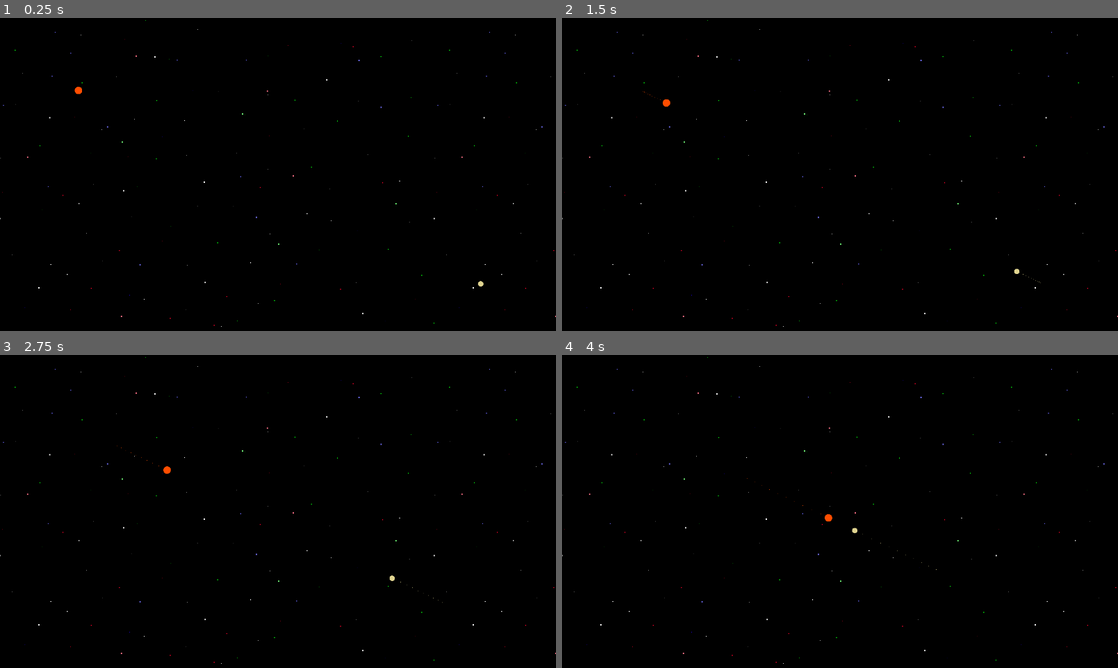
Above: before the commit, frames 1-4 (two rows, left to right).
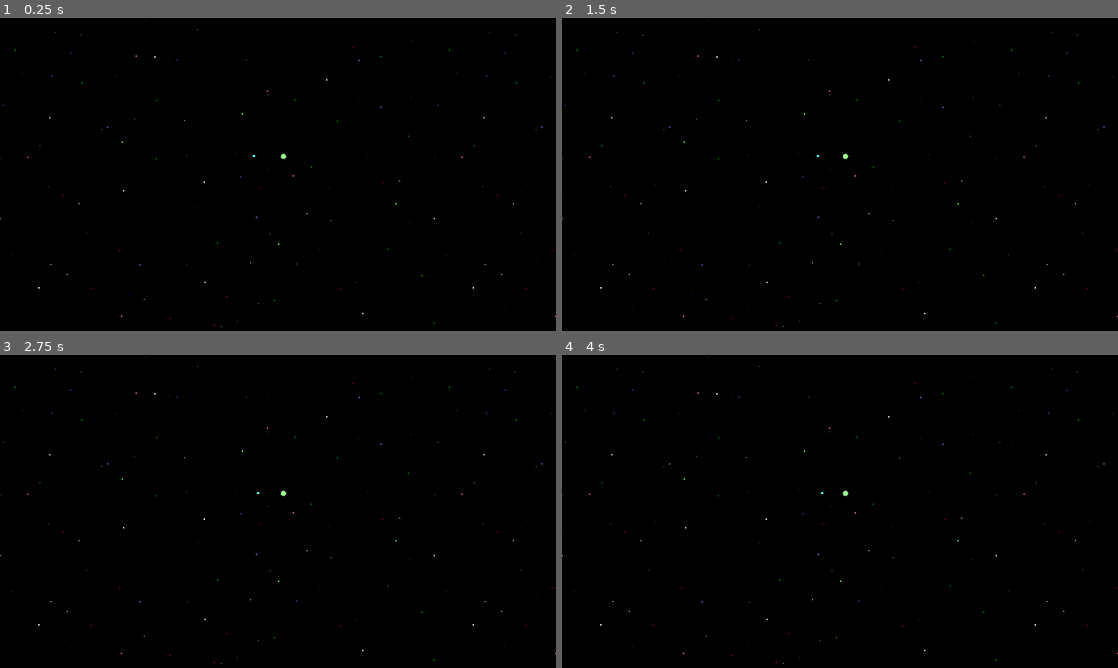
Above: after the commit, the same moments.

Repository: Taishoo/Universe-2D
Game: Godot game, scene res://Scenes/Space.tscn
The game is run twice, just before and just after one commit, with the same random seed, the same clock (stepped at 60 frames per second) and the same inputs.
Inputs (mouse positions are in pixels of both pictures, inside the frame that each line leads up to):
- Up to frame 1 (0.25 s): no input
- Up to frame 2 (1.5 s): tap Enter at 0.5 s; move the mouse to (962, 158) at 0.52 s; click (962, 158) at 0.67 s; drag from (728, 190) to (656, 99) at 1.27 s
- Up to frame 3 (2.75 s): move the mouse to (333, 442) at 2.02 s; click (333, 442) at 2.17 s
- Up to frame 4 (4 s): tap Space at 2.75 s; drag from (812, 574) to (951, 577) at 2.77 s; tap Enter at 3.5 s; move the mouse to (1006, 558) at 3.52 s; click (1006, 558) at 3.67 s

The runs differ from the first frame. In frame 1, less than 0.1% of the frame differs, in the area x 13-87%, y 22-86%; in frame 2, less than 0.1%, in the area x 14-87%, y 23-85%; in frame 3, less than 0.1%; in frame 4, less than 0.1%.

Commit message:
Added real gravity

Diff:
--- a/Prefabs/CameraMan.tscn
+++ b/Prefabs/CameraMan.tscn
@@ -15,5 +15,6 @@
 smoothing_speed = 15.0
 
 [node name="CollisionShape2D" type="CollisionShape2D" parent="."]
+visible = false
 shape = SubResource( 1 )
 disabled = true
--- a/Prefabs/Planet.tscn
+++ b/Prefabs/Planet.tscn
@@ -18,6 +18,15 @@
 [sub_resource type="CircleShape2D" id=3]
 radius = 4.76901
 
+[sub_resource type="CircleShape2D" id=4]
+radius = 0.938153
+
+[sub_resource type="CircleShape2D" id=5]
+radius = 0.795724
+
+[sub_resource type="CircleShape2D" id=6]
+radius = 0.733493
+
 [node name="Planet" type="KinematicBody2D"]
 script = ExtResource( 2 )
 
@@ -36,28 +45,89 @@
 process_material = SubResource( 1 )
 
 [node name="Sprite" type="Sprite" parent="."]
-position = Vector2( -0.0496049, 0.0496058 )
-scale = Vector2( 0.00476809, 0.00476809 )
+scale = Vector2( 0.0046642, 0.0046642 )
 texture = ExtResource( 1 )
 
 [node name="Collision" type="CollisionShape2D" parent="."]
 visible = false
 modulate = Color( 1, 0, 0, 1 )
 shape = SubResource( 2 )
+disabled = true
 
 [node name="Area2D" type="Area2D" parent="."]
 
 [node name="Area" type="CollisionShape2D" parent="Area2D"]
 shape = SubResource( 3 )
 
+[node name="Position" type="Position2D" parent="."]
+visible = false
+
+[node name="Position1" type="Node2D" parent="Position"]
+position = Vector2( -4.9377, 0.00823069 )
+__meta__ = {
+"_edit_group_": true
+}
+
+[node name="CollisionShape2D" type="CollisionShape2D" parent="Position/Position1"]
+shape = SubResource( 4 )
+disabled = true
+
+[node name="Position2" type="Node2D" parent="Position"]
+position = Vector2( -3.78166, -2.87539 )
+__meta__ = {
+"_edit_group_": true
+}
+
+[node name="CollisionShape2D" type="CollisionShape2D" parent="Position/Position2"]
+shape = SubResource( 5 )
+disabled = true
+
+[node name="Position3" type="Node2D" parent="Position"]
+position = Vector2( -3.80661, 2.93892 )
+__meta__ = {
+"_edit_group_": true
+}
+
+[node name="CollisionShape2D" type="CollisionShape2D" parent="Position/Position3"]
+shape = SubResource( 6 )
+disabled = true
+
+[node name="Position4" type="Node2D" parent="Position"]
+position = Vector2( -1.73541, -4.47863 )
+
+[node name="Position5" type="Node2D" parent="Position"]
+position = Vector2( -1.76438, 4.50815 )
+
+[node name="Position6" type="Node2D" parent="Position"]
+position = Vector2( -0.963567, 2.96712 )
+
+[node name="Position7" type="Node2D" parent="Position"]
+position = Vector2( -2.02523, 1.88253 )
+
+[node name="Position8" type="Node2D" parent="Position"]
+position = Vector2( -2.41381, 0.0310487 )
+rotation = 1.32835
+
+[node name="Position9" type="Node2D" parent="Position"]
+position = Vector2( -2.20898, -1.68985 )
+rotation = 1.32835
+
+[node name="Position10" type="Node2D" parent="Position"]
+position = Vector2( -1.07694, -3.13021 )
+rotation = 1.32835
+
 [node name="Label" type="Label" parent="."]
 visible = false
-margin_left = -9.968
-margin_top = 5.85969
-margin_right = 30.032
-margin_bottom = 19.8597
-rect_scale = Vector2( 0.5, 0.5 )
+margin_left = -5.29783
+margin_top = 5.17698
+margin_right = 47.7022
+margin_bottom = 19.177
+rect_scale = Vector2( 0.2, 0.2 )
 text = "Planet"
+align = 1
+valign = 1
+autowrap = true
+clip_text = true
 __meta__ = {
 "_edit_use_anchors_": false
 }
--- a/Scenes/Space.tscn
+++ b/Scenes/Space.tscn
@@ -134,14 +134,14 @@
 
 [node name="CameraMan" parent="World" instance=ExtResource( 3 )]
 
-[node name="Mars" parent="World" instance=ExtResource( 1 )]
-modulate = Color( 1, 0.305882, 0, 1 )
-position = Vector2( -460.962, -194.195 )
-mass = 15.972
+[node name="Earth" parent="World" instance=ExtResource( 1 )]
+modulate = Color( 0.635294, 1, 0.592157, 1 )
+position = Vector2( 12.6255, -41.6096 )
 
-[node name="Jupiter" parent="World" instance=ExtResource( 1 )]
-modulate = Color( 0.882353, 0.835294, 0.568627, 1 )
-position = Vector2( 468.587, 252.36 )
+[node name="Theia" parent="World" instance=ExtResource( 1 )]
+modulate = Color( 0.298039, 1, 0.917647, 1 )
+position = Vector2( -55.7957, -42.5035 )
+mass = 0.69
 
 [node name="ColorRect" type="ColorRect" parent="."]
 visible = false
--- a/Scripts/Body.gd
+++ b/Scripts/Body.gd
@@ -15,6 +15,7 @@
 export var temperature: float = 0.0 # K
 
 onready var color = self.get_modulate()
+var prespawned: bool = true
 
 var bodies: Array = []
 var delta: float = 0.0
@@ -29,14 +30,21 @@
 
 func _ready() -> void:
 	transform(true)
-	# yield(get_tree().create_timer(0.2), "timeout")
-	# velocity = engine.set_random_initial_velocity()
-	# var _x = move_and_slide(velocity)
-	pass
+
+	if not prespawned:
+		self.get_node("Area2D/Area").set_deferred("disabled", true)
+		yield(get_tree().create_timer(1/time), "timeout")
+		self.get_node("Area2D/Area").set_deferred("disabled", false)
+
+	if get_name() == "Theia":
+		yield(get_tree().create_timer(0.2), "timeout")
+		#velocity = (Vector2(1,1) * 0.84) * time
+		velocity = (Vector2(1,0) * 4.00) * time
+		var _x = move_and_slide(velocity)
 
 
-func _physics_process(delt) -> void:
-	delta = delt
+func _physics_process(deltap) -> void:
+	delta = deltap
 	preset()
 	transform(false)
 	kinetic()
@@ -50,34 +58,55 @@
 func transform(init: bool) -> void:
 	var volume: float = mass / density # v = m/p
 	diameter = pow((volume * 3) / (4 * math.pi), (1.0/3.0)) * 2 # d = (v*3/4*pi)^(1/3) * 2
-	gravity = ((math.G * mass) / pow(diameter/2, 2))  # g = G*M/r^2
+	gravity = (math.G * mass) / max(pow(diameter/2, 2), 0.001)  # g = G*M/r^2
 	self.scale = engine.lerp_vector2(self.scale, Vector2(diameter,diameter), 0.3) if not init else Vector2(diameter,diameter)
 	self.z_index = int(diameter)
-	self.set_modulate(color)
+	#self.set_modulate(color)
+	mass = max(mass, 0.0000001)
 
 
 func kinetic() -> void:
 	var relational_data: Array = engine.get_all_relational_data(self, bodies) # F = G * m1 * m2 / r^2
-	var angular_vector_sum: Vector2 = math.sum_of_angle(relational_data) # F1v = Σ F2v + F3v + F4v...
+	var angular_vector_sum: Vector2 = engine.sum_of_angle(relational_data, time, delta) # F1v = Σ F2v + F3v + F4v...
 	var force_net: float = math.pythagorean_theorem(angular_vector_sum.x, angular_vector_sum.y) # F1_net = √(F1x^2)+(F1y^2)
-	velocity += (angular_vector_sum  * force_net) * time # →v_new = →v + (F1→v * F1_net) * t
+	velocity = engine.lerp_vector2(velocity + ((angular_vector_sum  * force_net) * time), Vector2.ZERO, 0)  # →v_new = lerp(→v + (F1→v * F1_net) * t, 0, 0)
 	velocity_norm = engine.normalize(velocity, time, delta)
 	momentum = velocity * mass # →p = m * →v
 	speed = math.pythagorean_theorem(velocity.x, velocity.y) # s = √(→vx^2)+(→vy^2)
 	momentum_norm = engine.normalize(momentum, time, delta)
 	speed_norm = engine.normalize(speed, time, delta)
 
+
+	self.get_node("Position").rotation = velocity.angle()
 	self.get_node("RayCast2D").set_cast_to(engine.normalize(velocity, time, delta) / diameter)
-	var _catch_move_and_slide = move_and_slide(velocity)
+	var _catch_move_and_slide: Vector2 = move_and_slide(velocity)
 
 
 func collide(retained: float, obj: KinematicBody2D) -> void:
-	print(retained)
 	self.get_node("Area2D/Area").set_deferred("disabled", true)
-	var merge_time: float =  ((1/time) / (speed + obj.speed)) * (time * 10) # mt = ((1/t) / (s1 + s2)) * (t * 10)
+	var merge_time: float =  ((1/time) / (speed + obj.speed)) * (time) # mt = ((1/t) / (s1 + s2)) * (t * 10)
+	var mass_left: float = mass * (retained/100) # mf = mi (mr/100)
+	var density_diff: float = abs(density - obj.density)
 
-	#var body = load("res://Prefabs/Planet.tscn").instance()
-	#get_tree().get_current_scene().get_node_or_null("World").add_child(body)
+	if mass >= (obj.mass * 0.01) and mass >= 0.005:
+		#var count: int = round(engine.generate_random_float(1.0, 9.0))
+		var count: int = 10
+		var distribution: Array = engine.generate_probability_list(count, 1.0, 9999.0)
+		var positions: Array = get_node("Position").get_children()
+		var index: int = 0
+
+		for fragment in distribution:
+			var add_angle: float = positions[index].get_angle_to(self.get_position()) * density_diff
+			var collision_angle: Vector2 = -Vector2(cos(add_angle), sin(add_angle)) * speed
+			var body: Object = load("res://Prefabs/Planet.tscn").instance()
+
+			body.position = positions[index].get_global_position()
+			body.mass = max(mass_left * fragment, 0.000001)
+			body.density = density
+			body.velocity = -velocity
+			body.set_modulate(get_modulate())
+			get_tree().get_current_scene().get_node_or_null("World").add_child(body)
+			index += 1
 
 	yield(get_tree().create_timer(merge_time), "timeout")
 	queue_free()
@@ -85,19 +114,19 @@
 
 func _on_Area2D_area_entered(area) -> void:
 	var obj: KinematicBody2D = area.get_parent()
+
 	var final_momentum: Vector2 = momentum - obj.momentum # →pf = →p1 - →p2
 	var final_momentum_norm: Vector2 = engine.normalize(final_momentum, time, delta)
 	var final: Vector2 = final_momentum / (mass + obj.mass)  # →vf = →pf / (m1 + m2)
-	var final_norm: Vector2 = (final_momentum_norm / (mass + obj.mass))
 
 	# Artificially created, not the accurate representation
-	var momentum_norm_scalar = math.pythagorean_theorem(final_momentum_norm.x, final_momentum_norm.y) # →p_scalar = √(→px^2)+(→py^2)
-	displacement = engine.cap(100 - (momentum_norm_scalar / pow(mass, 2)) , -100.0, 100.0)  # d = 100 - (→p / m^2) (capped -100 to 100)
-	var loss = engine.cap(displacement + obj.displacement, -100.0, 100.0) # l = d1 - d2 (capped -100 to 100)
+	var momentum_norm_scalar: float = math.pythagorean_theorem(final_momentum_norm.x, final_momentum_norm.y) # →p_scalar = √(→px^2)+(→py^2)
+	displacement = engine.cap(100 - (momentum_norm_scalar * 10 / pow(mass, 2)) , -100.0, 100.0)  # d = 100 - (→p_scalar*10 / m^2) (capped -100 to 100)
+	var loss: float = engine.cap(displacement + obj.displacement, -100.0, 100.0) # Δm = d1 + d2 (capped -100 to 100)
 
 	if mass >= obj.mass:
-		color = (self.get_modulate() + (obj.get_modulate() * loss/100)) / 2 # →c = →c1 + (→c2 * l/100) / 2
-		color.a = 1.0 # ignore alpha value
-		mass = mass + (obj.mass * (loss/100)) # mf = m1 + (m2 * l/100)
+		color = (self.get_modulate() + (obj.get_modulate() * loss/100)) / 2 # →c = →c1 + (→c2 * Δm/100) / 2
+		color.a = 1.0 # keep alpha value at 1.0
 		obj.collide(100 - loss, self)
+		mass = mass + (obj.mass * (loss/100)) # mf = m1 + (m2 * Δm/100)
 		velocity -= final
--- a/Scripts/FrameWorks/Engine.gd
+++ b/Scripts/FrameWorks/Engine.gd
@@ -28,11 +28,24 @@
 	if bodies.size() > 0:
 		for body in bodies:
 			var element:Dictionary = {"name": "null", "angle":0.0, "force": 0.0, "mass": 0.0}
+			var radius: float = max(object.get_position().distance_to(body.get_position()), 1)
 			element["name"] = body.get_name()
-			element["force"] = (math.G * object.mass * body.mass) / (pow (object.get_position().distance_to(body.get_position()), 2) * 1) # F = G * m1 * m2 / r^2
+			element["force"] = (math.G) * ((body.mass) / pow(radius, 2)) # F = G * (m / r^2)
 			element["angle"] = object.get_angle_to(body.get_position())  # in radians
 			element["mass"] = body.mass
 			result.push_back(element)
+	return result
+
+
+func sum_of_angle(data: Array, time: float, delta: float) -> Vector2:
+	var result: Vector2 = Vector2.ZERO
+	if data.size() > 0:
+		for x in data:
+			var angle: float = x["angle"]
+			var time_norm = normalize(time, time, delta)
+			var force: float = normalize(x["force"] * time_norm, time, delta) # f_norm = norm(f * t)
+			result.x += cos(angle) * force
+			result.y += sin(angle) * force
 	return result
 
 
@@ -49,12 +62,16 @@
 	return final
 
 
-func generate_random_value(a:float, b:float) -> float:
+func generate_random_float(a:float, b:float) -> float:
 	return rng.randf_range(a,b)
 
 
-func get_kinetic_energy(mass: float, velocity: Vector2) -> float: # KE = 1/2 * m * v^2
-	return (0.5 * mass * pow(abs(velocity.x * velocity.y), 2))
+func generate_probability_list(count: int, lowest: float, highest: float) -> Array:
+	var list: Array = []
+	while count > 0: # generate random numbers using softmax
+		list.push_back(pow(math.e, rng.randf_range(0.1, 1.0)))
+		count -= 1
+	return math.list_quotient(list, math.sum(list))
 
 
 func normalize(value, time: float, delta: float): # retuns either float or vector
@@ -62,5 +79,6 @@
 	var exponent: float = log(1/time) / log(10) # exp = log(1/t)
 	return (value * pow(3 + delta * 10, exponent)) # norm = s * (3 + Δt*10)^exp
 
+
 func cap(value: float, lowest: float, highest: float) -> float:
 	return min(max(value, lowest), highest)
--- a/Scripts/FrameWorks/Global.gd
+++ b/Scripts/FrameWorks/Global.gd
@@ -1,7 +1,8 @@
 extends Node
 
 const UNIVERSE_TIME: float = 1.0 # 10 day/s
+const GRAVITY_MULTIPLIER: float = 1.0
 
 var camera_zoom: float = 1.0
-var show_trail: bool = true
-var show_name: bool = false
+var show_trail: bool = false
+var show_name: bool = true
--- a/Scripts/FrameWorks/Math.gd
+++ b/Scripts/FrameWorks/Math.gd
@@ -6,18 +6,22 @@
 
 const pi: float = 3.141592653589793238
 const G: float = 6.67 # X 10^-11
-const KEC: float = 0.0000001
-
-func sum_of_angle(data: Array) -> Vector2:
-	var result = Vector2.ZERO
-	if data.size() > 0:
-		for x in data:
-			var angle = x["angle"]
-			result.x = result.x + cos(angle)
-			result.y = result.y + sin(angle)
-	return result
+const KEC: float = 0.00000000001
+const e: float = 2.718281828459045
 
 
 func pythagorean_theorem(a: float, b:float) -> float:
 	var c = sqrt(pow(a, 2) + pow(b, 2))
 	return c
+
+func list_quotient(list: Array, divisor: float) -> Array:
+	var quotient: Array = []
+	for n in list:
+		quotient.push_back(n/divisor)
+	return quotient
+
+func sum(list: Array) -> float:
+	var sum: float = 0.0
+	for n in list:
+		sum += n
+	return sum
--- a/project.godot
+++ b/project.godot
@@ -30,6 +30,10 @@
 window/size/height=720
 window/stretch/aspect="keep"
 
+[physics]
+
+2d/thread_model=2
+
 [rendering]
 
 environment/default_clear_color=Color( 0, 0, 0, 1 )
Not shown: 1 places in Prefabs/Planet.tscn that only renumber resources
